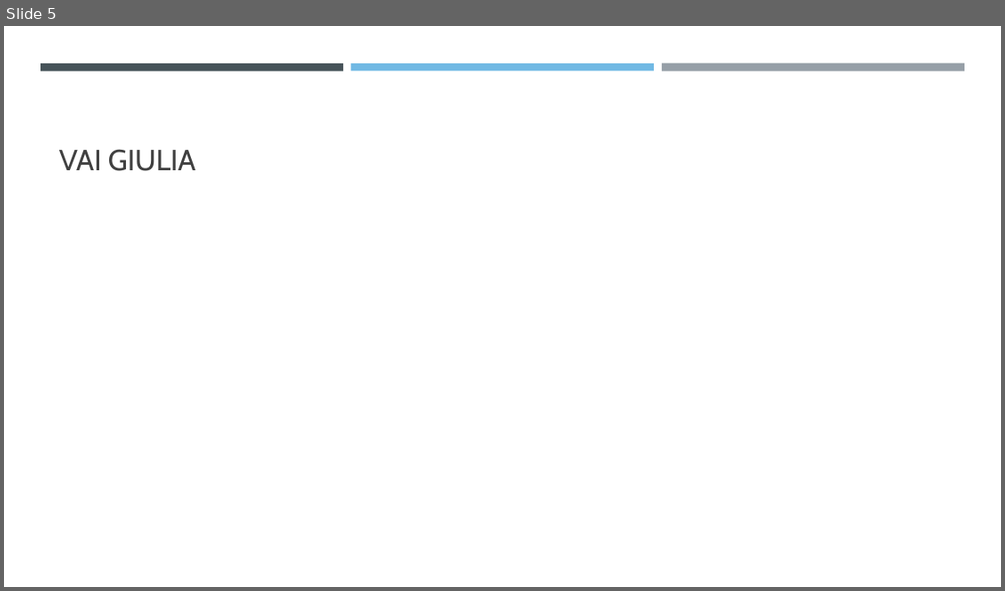
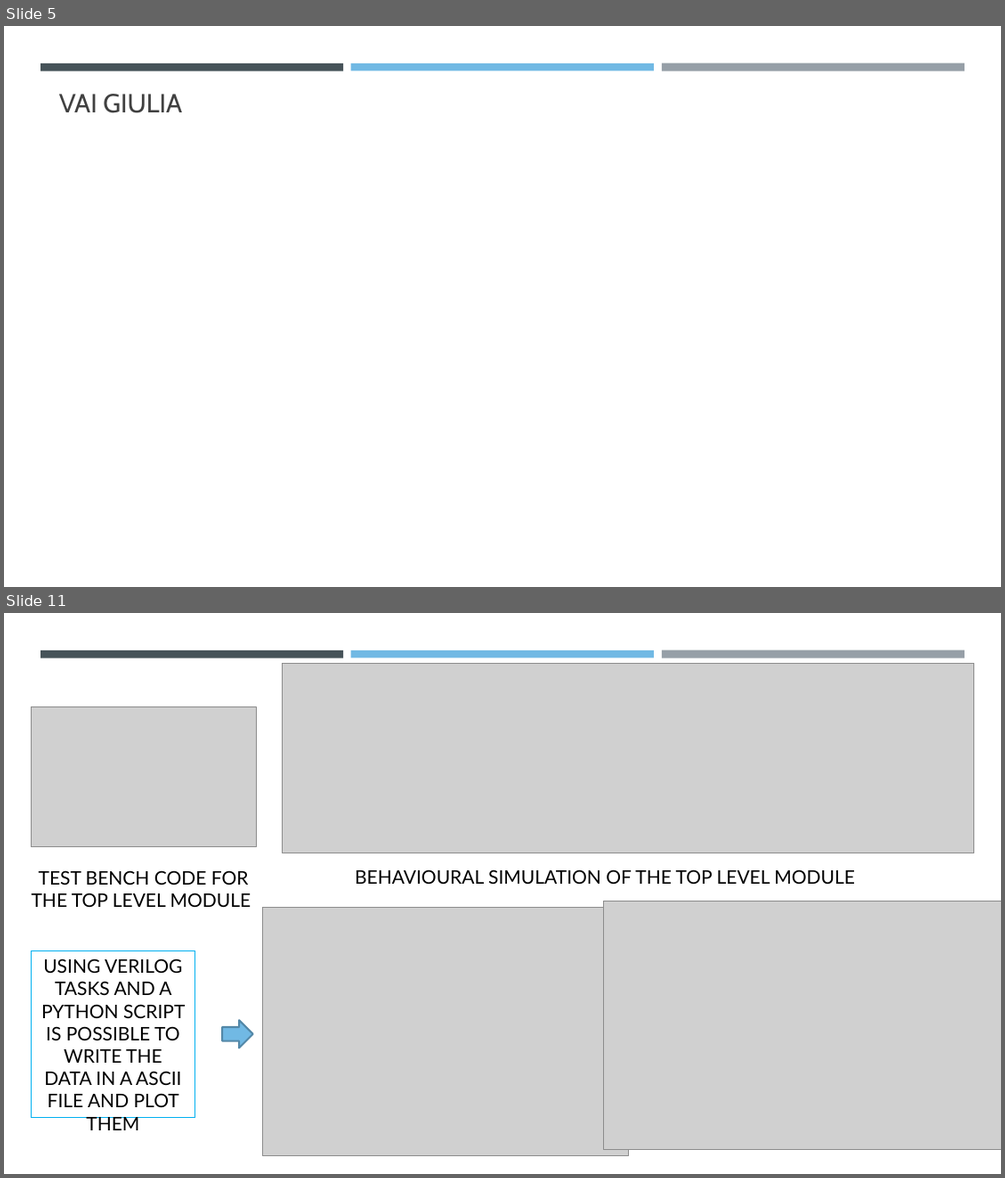
Before and after one commit to FlavioGala/giufla, a slide deck: projectSineWave/reports/PRESENTATION/Wave synthesis with field programmable gate array.pptx. Shown one above the other, each under a label of ours: slide 5 before the commit, slides 5 and 11 after it; the slides between them are not shown. The pictures are 1005x591 and 1005x1178 pixels, drawn with LibreOffice and Linux fonts; fonts in the diff are those of the drawing; grey boxes stand for pictures. Boxes give left, top, right and bottom in pixels: in the first picture for what was removed or moved away, otherwise in the second. Text is boxed around its words. In the diff, an @@ line names an element or a change of style, - is before the commit and + after.

```diff
--- a/projectSineWave/reports/PRESENTATION/Wave synthesis with field programmable gate array.pptx
+++ b/projectSineWave/reports/PRESENTATION/Wave synthesis with field programmable gate array.pptx
@@ slide 11 added at (4,613,1001,1174), background #FFFFFF; not listed: 3 template elements that a slide beside it also shows @@
@@ picture added at (283,663,975,853) @@
@@ picture added at (31,706,256,847) @@
@@ text added at (32,870,251,907), 18 pt, text #000000 @@
+TEST BENCH CODE FOR THE TOP LEVEL MODULE
@@ text added at (355,869,855,884), 18 pt, text #000000 @@
+BEHAVIOURAL SIMULATION OF THE TOP LEVEL MODULE
@@ picture added at (604,900,1001,1149) @@
@@ picture added at (263,907,629,1155) @@
@@ rectangle added at (31,951,195,1117), outline #00B0F0 0.75 pt, 18 pt, text #000000 @@
+USING VERILOG TASKS AND A PYTHON SCRIPT IS POSSIBLE TO WRITE THE DATA IN A ASCII FILE AND PLOT THEM
@@ right arrow added at (222,1020,253,1047), fill #71B9E4, outline #5489A9 1.75 pt @@
@@ slide 5 changed as well @@
@@ title "VAI GIULIA" at (59,94,182,113): size 28 to 25.2 pt @@
```
Also in this commit, not shown: 4 other slides changed, 6 other slides added, 1 slide removed, 17 other files.
